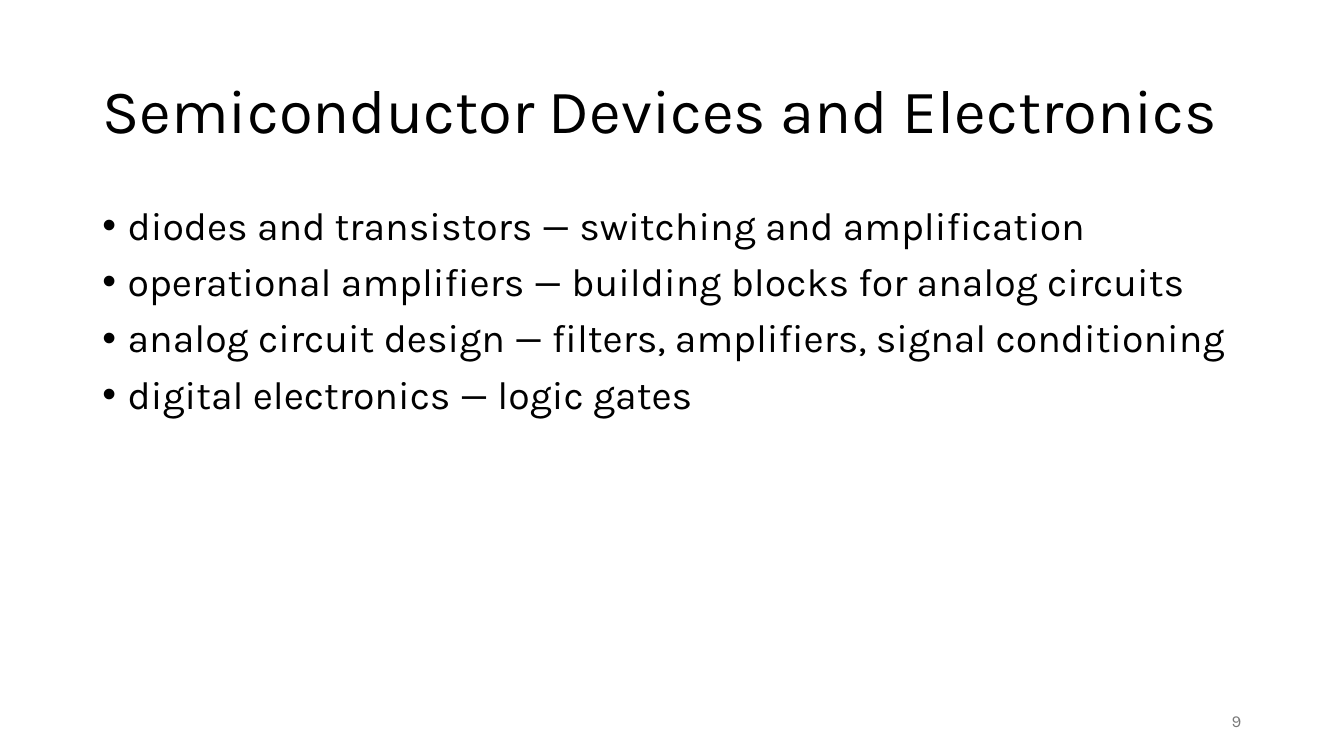
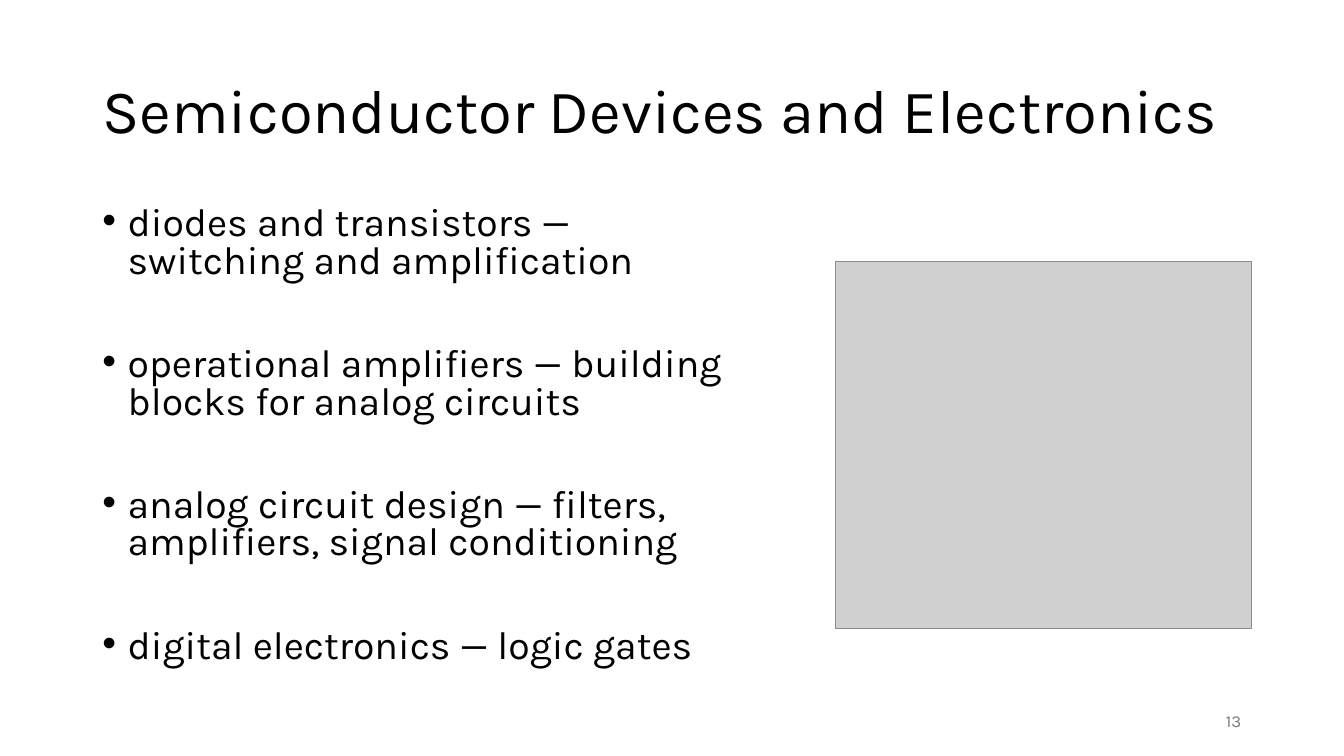
Before and after one commit to FelixWick/intro_electrical_eng, a slide deck: slide 13 of slides/5_outlook.pptx (slide 9 before the commit). Drawn at 1344x756 pixels with LibreOffice and Linux fonts; fonts in the diff are those of the drawing; grey boxes stand for pictures. Boxes give left, top, right and bottom in pixels: in the first picture for what was removed or moved away, otherwise in the second. Text is boxed around its words. In the diff, an @@ line names an element or a change of style, - is before the commit and + after.

```diff
--- a/slides/5_outlook.pptx
+++ b/slides/5_outlook.pptx
@@ text "diodes and transistors — switching ..." at box(128, 209, 721, 669): line spacing 0.9 to 0.8 @@
@@ picture added at box(836, 262, 1251, 629) @@
@@ page number at box(1226, 716, 1241, 727): text changed @@
-9
+13
```
Also in this commit, not shown: 7 other slides changed, 6 slides added, 2 slides removed, 1 other file.
